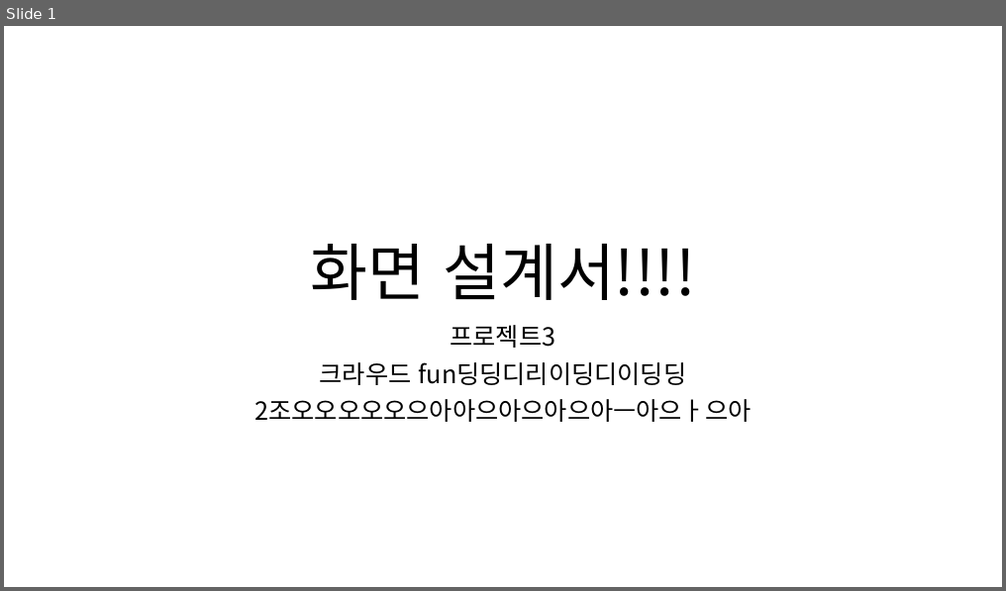
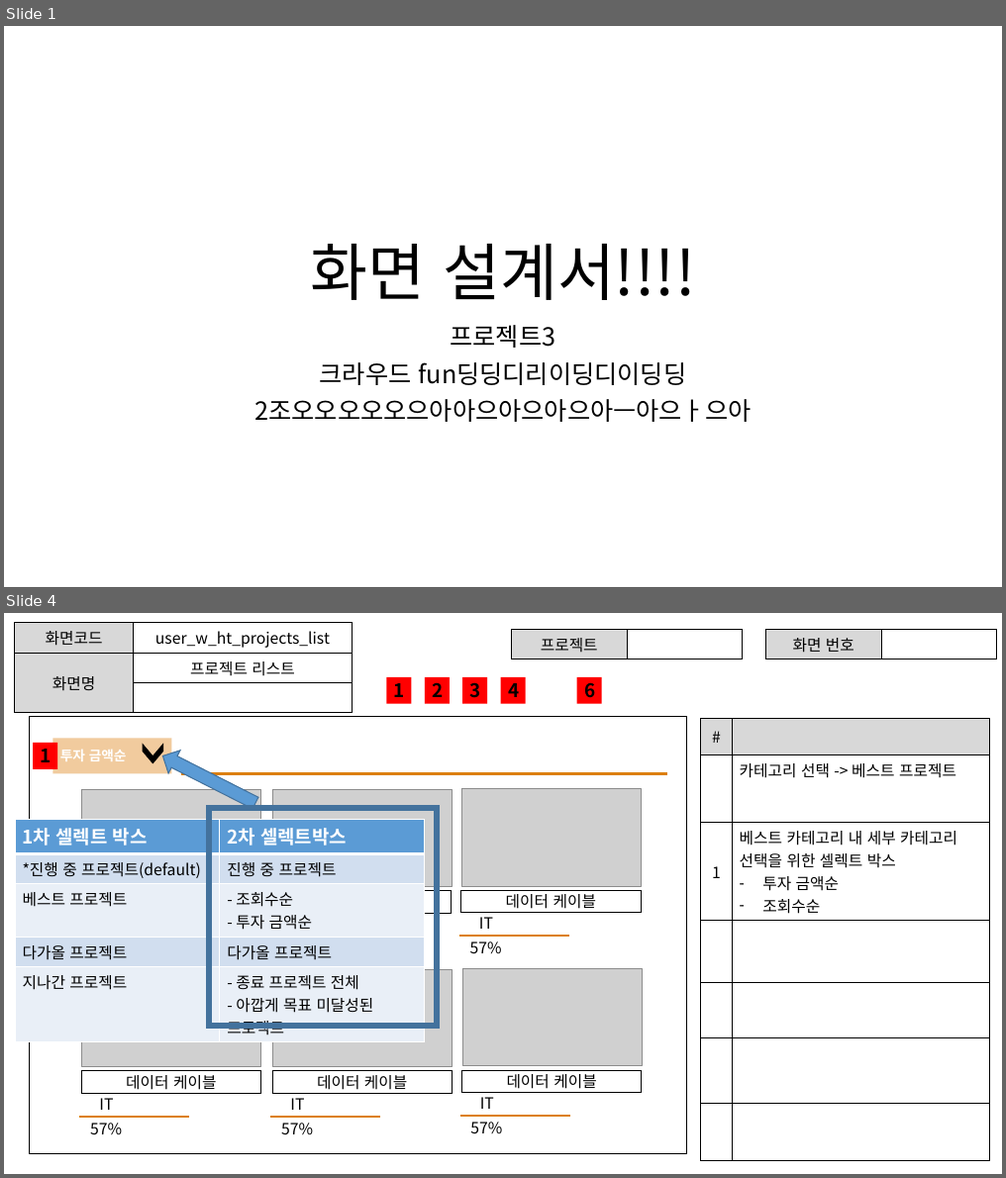
Before and after one commit to ezenteam2/EzenCrowdFunding, a slide deck: project03 화면설계서/0221 발표용 project03 - 화면 설계서 - 현태.pptx. Shown one above the other, each under a label of ours: slide 1 before the commit, slides 1 and 4 after it; the slides between them are not shown. The pictures are 1006x591 and 1006x1178 pixels, drawn with LibreOffice and Linux fonts; fonts in the diff are those of the drawing; grey boxes stand for pictures. Boxes give left, top, right and bottom in pixels: in the first picture for what was removed or moved away, otherwise in the second. Text is boxed around its words. In the diff, an @@ line names an element or a change of style, - is before the commit and + after.

```diff
--- a/project03 화면설계서/0221 발표용 project03 - 화면 설계서 - 현태.pptx
+++ b/project03 화면설계서/0221 발표용 project03 - 화면 설계서 - 현태.pptx
@@ slide 4 added at (4, 613, 1002, 1174), background #FFFFFF @@
@@ table added at (15, 623, 352, 701), 3 rows, 2 columns @@
+화면코드 | user_w_ht_projects_list
+화면명 | 프로젝트 리스트
+ | 
@@ table added at (512, 630, 743, 656), 1 rows, 2 columns @@
+프로젝트 | 
@@ table added at (766, 630, 997, 657), 1 rows, 2 columns @@
+화면 번호 | 
@@ rectangle added at (386, 677, 411, 703), fill #FF0000, 18 pt, text #000000, bold @@
+1
@@ rectangle added at (425, 677, 450, 703), fill #FF0000, 18 pt, text #000000, bold @@
+2
@@ rectangle added at (463, 677, 487, 703), fill #FF0000, 18 pt, text #000000, bold @@
+3
@@ rectangle added at (501, 677, 526, 703), fill #FF0000, 18 pt, text #000000, bold @@
+4
@@ rectangle added at (576, 677, 601, 703), fill #FF0000, 18 pt, text #000000, bold @@
+6
@@ table added at (701, 719, 990, 1155), 7 rows, 2 columns @@
+# | 
+ | 카테고리 선택 -> 베스트 프로젝트
+1 | 베스트 카테고리 내 세부 카테고리 선택을 위한 셀렉트 박스 / 투자 금액순 / 조회수순
+ | 
+ | 
+ | 
+ | 
@@ group added at (30, 716, 687, 1155): 20 rectangles, 7 lines, 6 pictures, 1 text, 1 chevron @@
+데이터 케이블
+57%
+IT
+57%
+데이터 케이블
+IT
+57%
+데이터 케이블
+IT
+57%
+데이터 케이블
+IT
+57%
+데이터 케이블
+IT
+57%
+투자 금액순
+1
@@ down arrow added at (157, 745, 261, 815), fill #5B9BD5, outline #43739E 1 pt @@
@@ table added at (15, 819, 424, 1040), 5 rows, 2 columns @@
+1차 셀렉트 박스 | 2차 셀렉트박스
+*진행 중 프로젝트(default) | 진행 중 프로젝트
+베스트 프로젝트 | - 조회수순 / - 투자 금액순
+다가올 프로젝트 | 다가올 프로젝트
+지나간 프로젝트 | - 종료 프로젝트 전체 / - 아깝게 목표 미달성된 프로젝트
@@ rectangle added at (209, 808, 437, 1026), outline #43739E 6 pt @@
```
Also in this commit, not shown: 6 other slides added, 1 other file.
